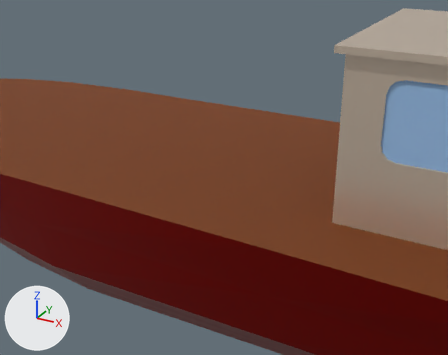
One commit to the Blender file boat_3D_Model/boat.blend: the scene before it, then after it.
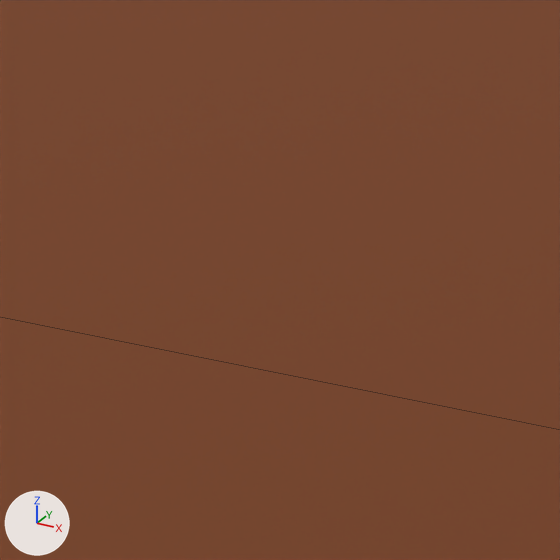
Each version appears first from a 50 mm lens placed at (14.41, -24.19, 10.85), pointed at (1.31, -0.38, -1.05), and next in a close-up on the part from 41% to 55% of the width and 31% to 48% of the height. Arrows for +X, +Y and +Z are at lower left; the lights stay in place. The close-ups show mesh edges as thin lines.

Objects in the first close-up: 'Floor'.
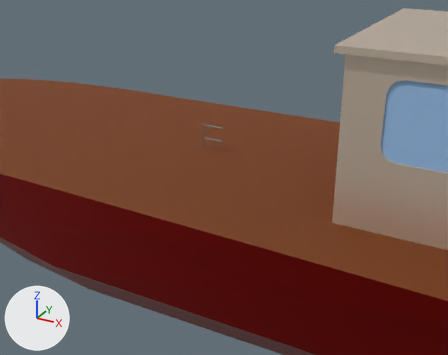
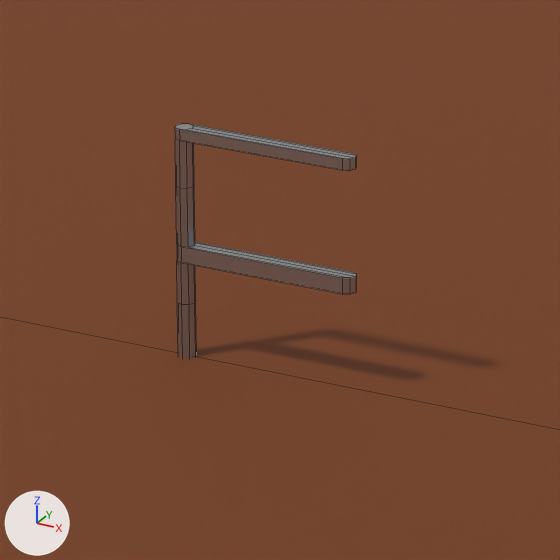
The change, as a diff of the scene's bpy script:
```diff
--- a/boat_3D_Model/boat.blend.py
+++ b/boat_3D_Model/boat.blend.py
@@ me_cylinder @@
+me_cylinder.from_pydata(...)  # 86 vertices, 80 faces; spans x -0.052..1.02, y -0.051..0.049, z 0.0..1.3
+me_cylinder.materials.append(mat_metal)  # grey #bbbbbb
@@ ob_cylinder @@
+ob_cylinder = bpy.data.objects.new('Cylinder', me_cylinder)
+ob_cylinder.location = (0.002, 0.001, -0.026)
```

Boxes [x1, y1, x2, y2] around the edits, measured in the close-ups (560 x 560 px):
'Cylinder', added: after [175, 124, 356, 358]
